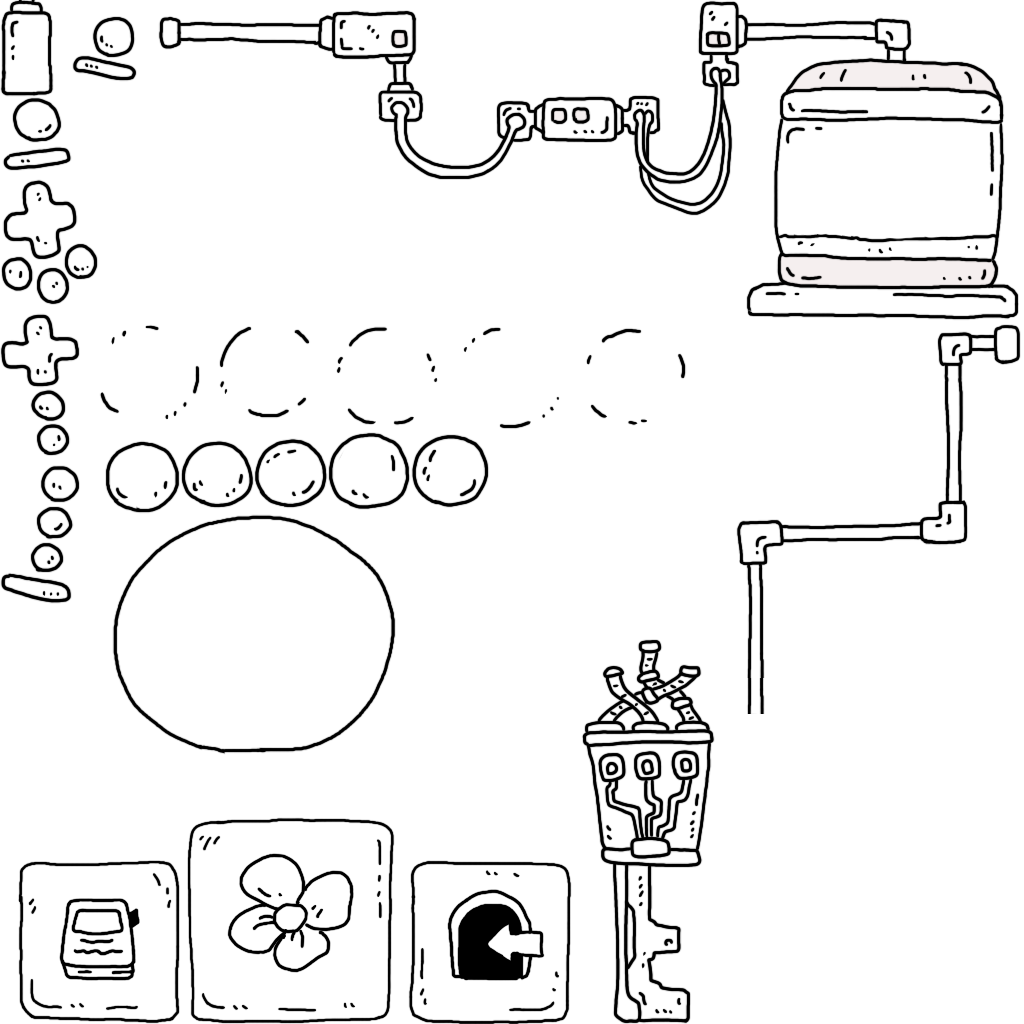
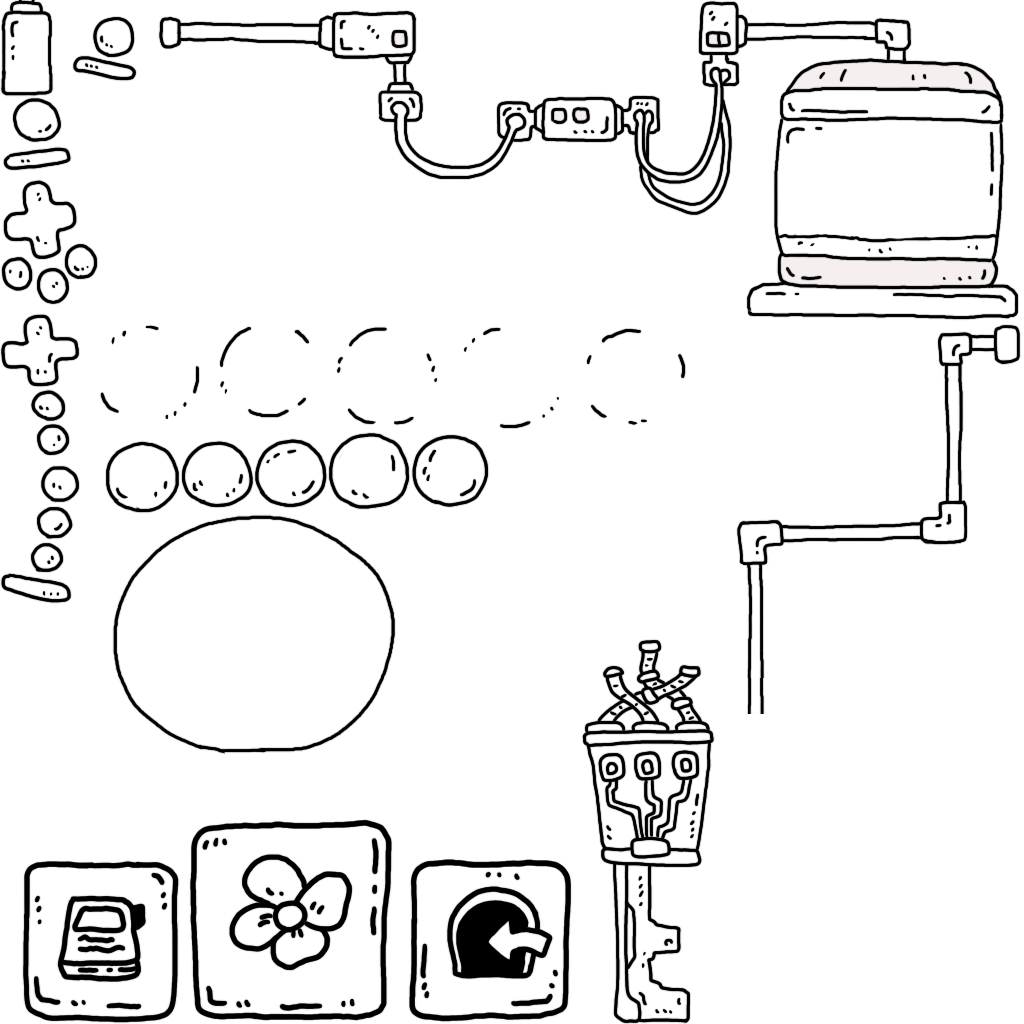
Before/after of a w=1024, h=1024 layered artwork. What changed in the layer stack:
added group "Aikonn" with 3 layers above "アイコンベース" over [21, 818, 573, 1024]
added layer "レイヤー 67" in group "Aikonn" over [21, 860, 180, 1024]
added layer "レイヤー 68" in group "Aikonn" over [189, 818, 393, 1022]
added layer "レイヤー 66" in group "Aikonn" over [408, 859, 573, 1023]
hid "アイコンベース" (1st of 2) over [408, 860, 572, 1024]
hid "アイコンベース" (2nd of 2) over [187, 817, 395, 1024]
hid "アイコン" over [18, 860, 180, 1024]
